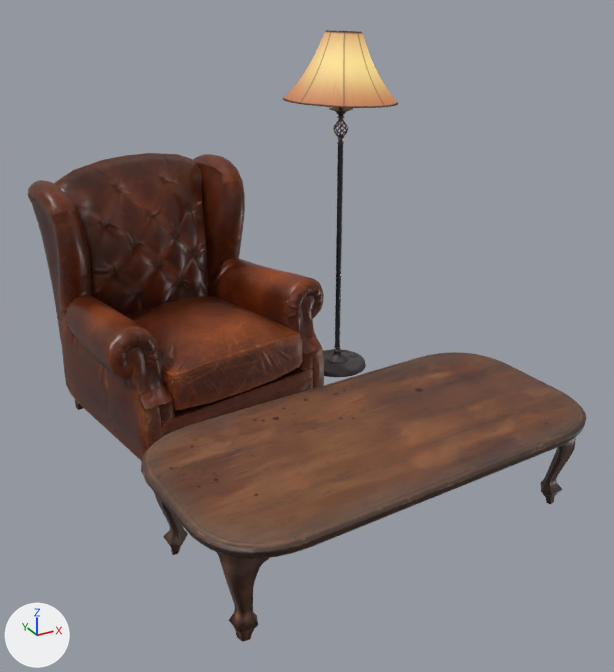
One commit to the glTF model public/models/furniture/leather_armchair.glb: the scene before it, then after it.
The view is the same before and after, from a 50 mm camera at (-1.18, -3.09, 1.84) aimed at (0.25, -0.51, 0.54). The axes (+X, +Y, +Z) are drawn at lower left. The lights are the same throughout. The picture after the commit comes second. Where no turn or scale is listed for an object, it has been applied to the vertices.

Names of what the first picture shows: 'ARMCHAIR_TEXSET_A_0', 'COFFEETABLE_TEXSET_A_0', 'FLOORLAMP_TEXSET_A_0'.
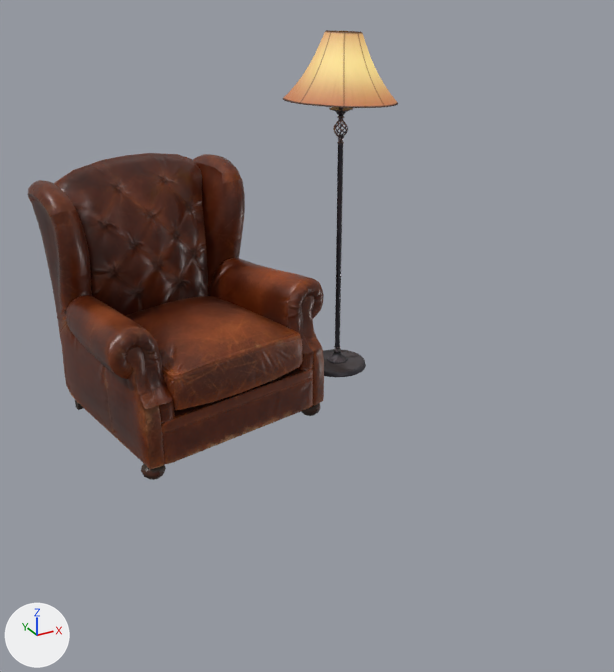
Boxes [x1, y1, x2, y2] around the edits, measured in the pictures (614 x 672 px):
'COFFEETABLE_TEXSET_A_0', deleted (brown)
    before: [141, 352, 586, 642]

Diff of the bpy script that builds the scene:
```diff
--- a/public/models/furniture/leather_armchair.glb.py
+++ b/public/models/furniture/leather_armchair.glb.py
@@ ob_coffeetable_texset_a_0 @@
-ob_coffeetable_texset_a_0 = bpy.data.objects.new('COFFEETABLE_TEXSET_A_0', me_coffeetable_texset_a_0)
-ob_coffeetable_texset_a_0.location = (0.233, -1.004, 0.0)
```
